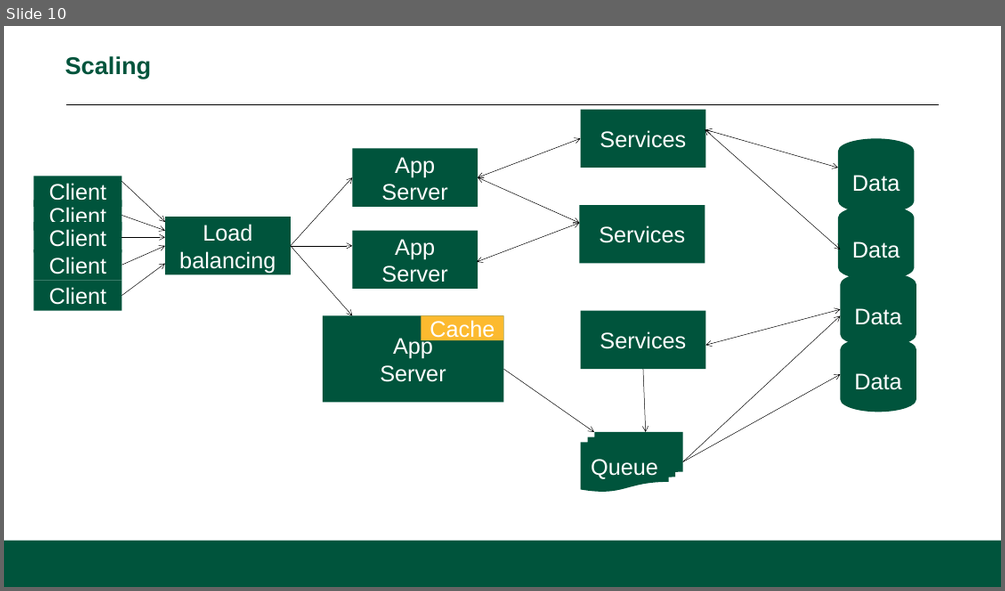
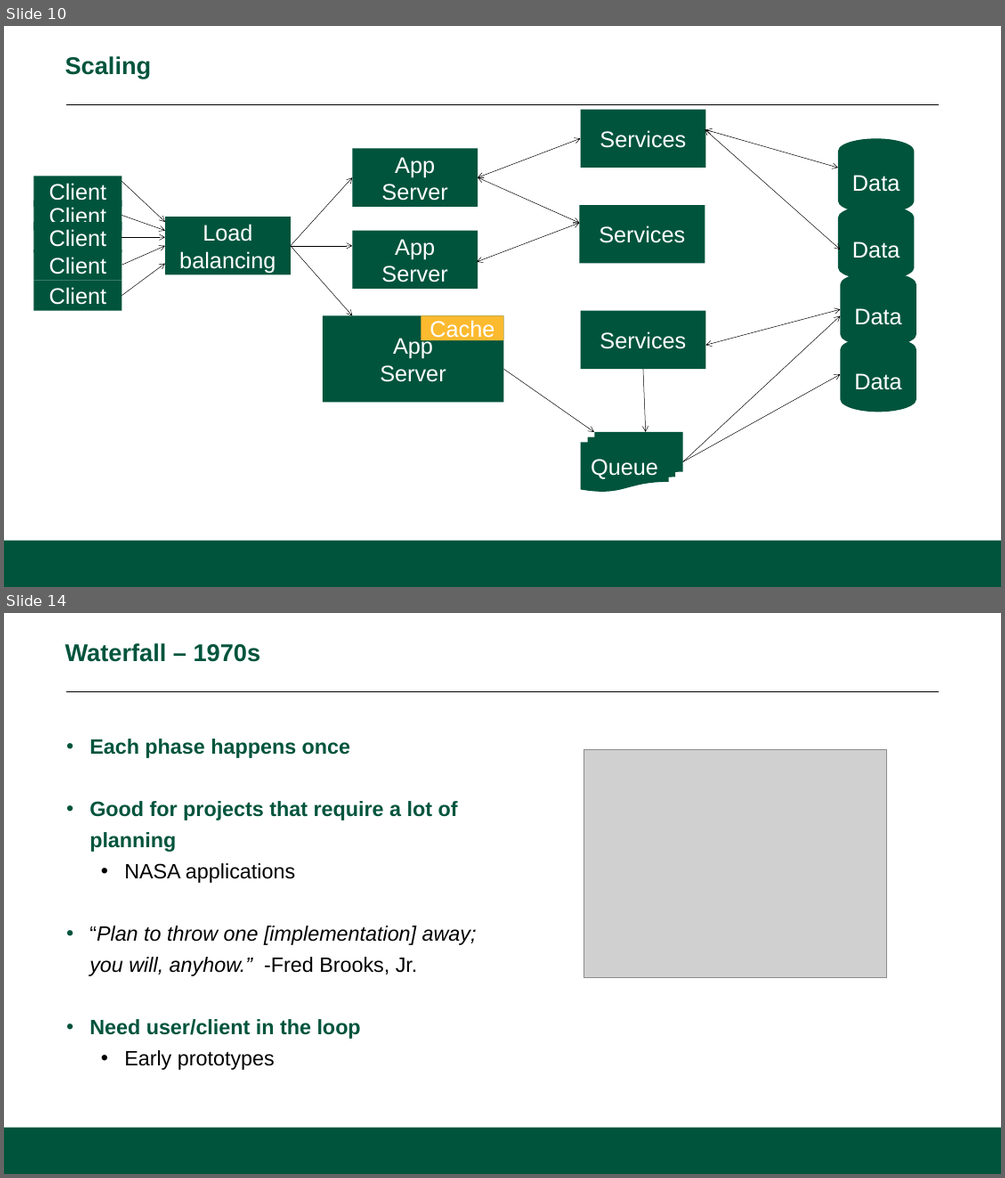
Before and after one commit to CS601-F15/lectures, a slide deck: slides/intro.pptx. Shown one above the other, each under a label of ours: slide 10 before the commit, slides 10 and 14 after it; the slides between them are not shown. The pictures are 1005x591 and 1005x1178 pixels, drawn with LibreOffice and Linux fonts; fonts in the diff are those of the drawing; grey boxes stand for pictures; background and template pictures are left out. Boxes give left, top, right and bottom in pixels: in the first picture for what was removed or moved away, otherwise in the second. Text is boxed around its words. In the diff, an @@ line names an element or a change of style, - is before the commit and + after.

```diff
--- a/slides/intro.pptx
+++ b/slides/intro.pptx
@@ slide 14 added at [4, 613, 1001, 1174], background #FFFFFF; not listed: 2 template elements that a slide beside it also shows @@
@@ title added at [65, 643, 261, 662], 28 pt, text #00543C, bold @@
+Waterfall – 1970s
@@ text added at [89, 738, 477, 1070], 24 pt, text #000000 @@
+• Each phase happens once
+• Good for projects that require a lot of planning
+      • NASA applications
+    • “Plan to throw one [implementation] away; you will, anyhow.” -Fred Brooks, Jr.
+• Need user/client in the loop
+      • Early prototypes
@@ picture added at [583, 750, 886, 978] @@
```
Also in this commit, not shown: 7 other slides added.
